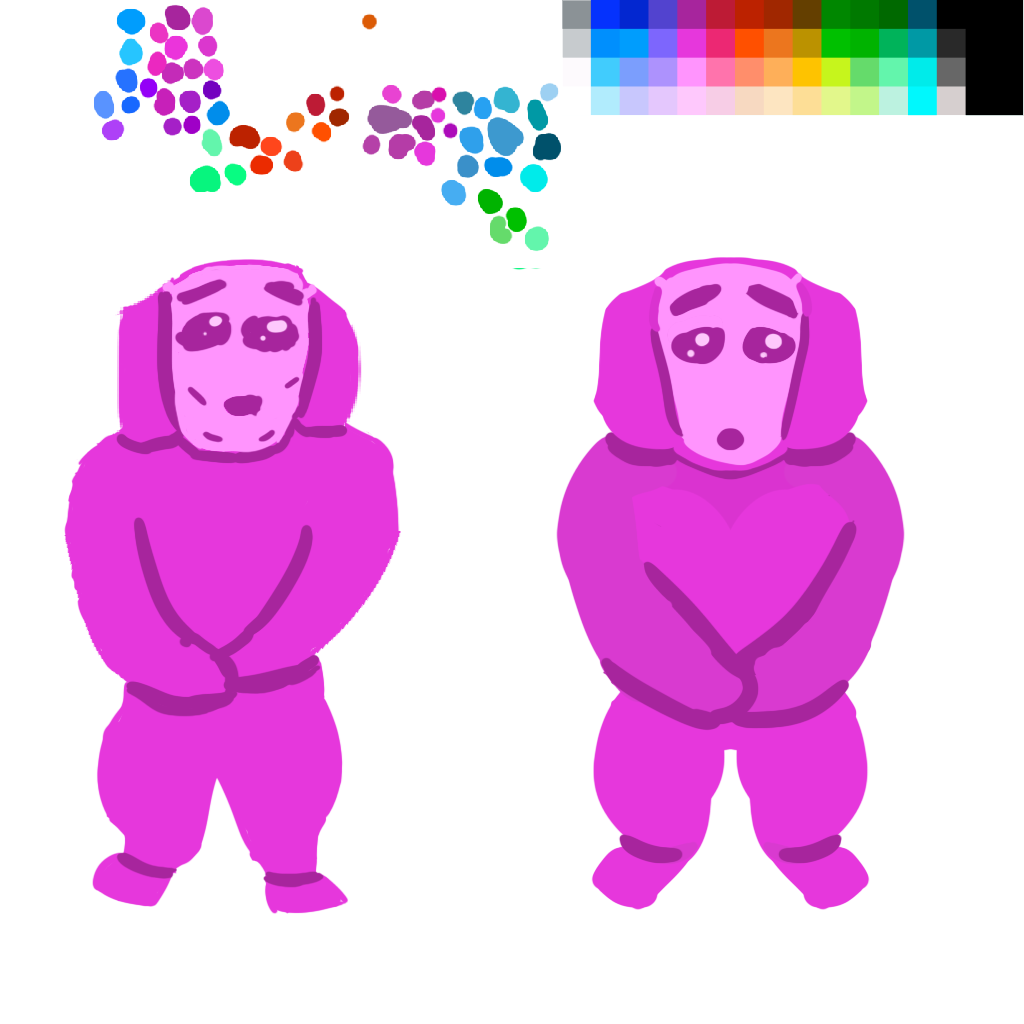
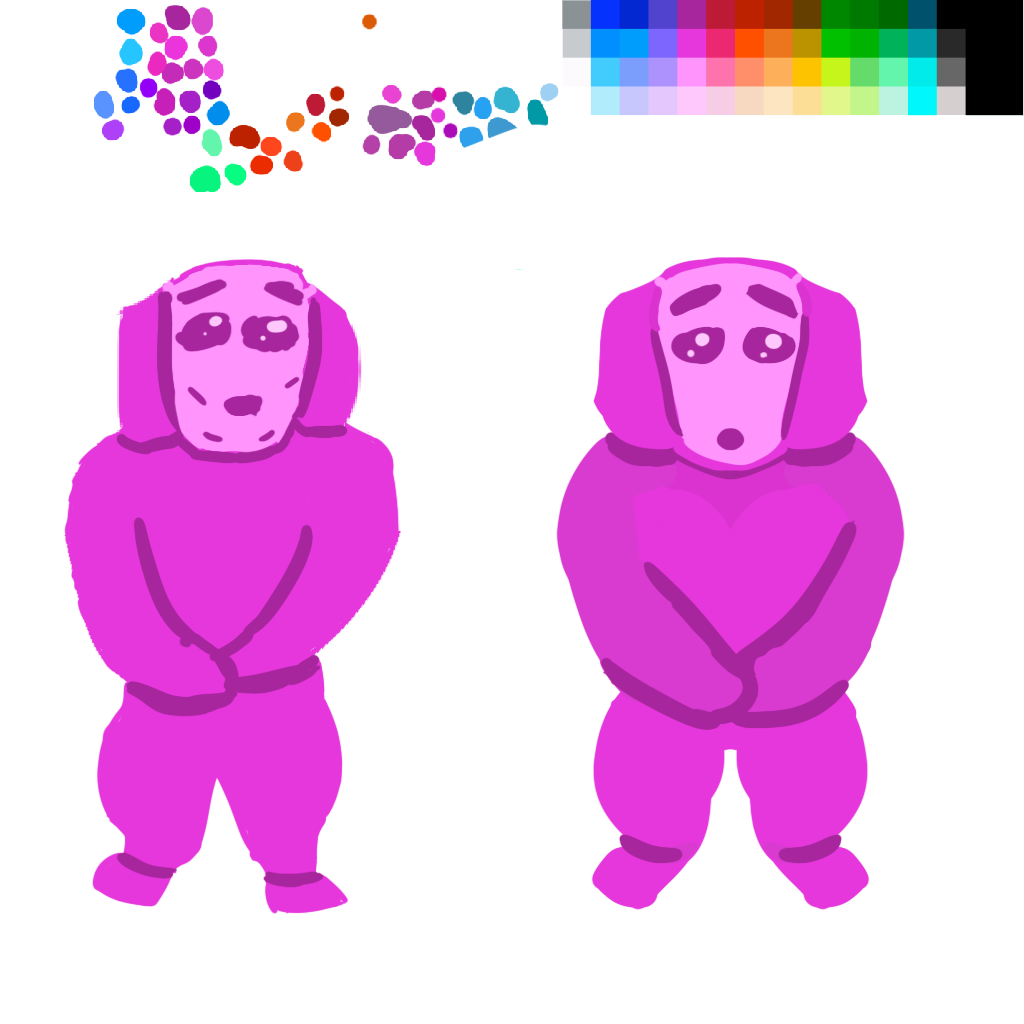
The second 1024 x 1024 image is a revision of the first. Changes to its layers:
painted on "Layer 24" over [431, 123, 561, 270]
